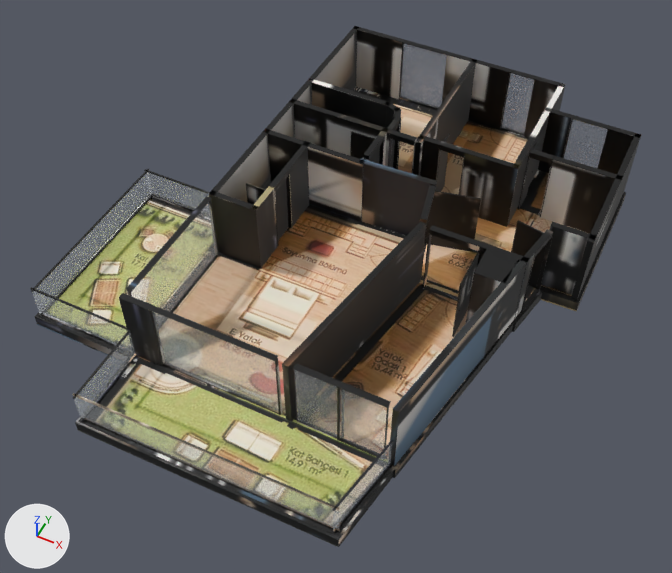
Two versions of the glTF model _bake/glb/ortak-10/model.glb, one commit apart.
Rendered twice from a camera (50 mm lens) standing at (8.09, -16.54, 19.46) and looking at (0.31, -0.99, 0.03). Every picture has the same lights, and +X, +Y and +Z are marked at lower left. The older version comes first. Where no turn or scale is listed for an object, it has been applied to the vertices. Vertices at exactly the same position are counted once.
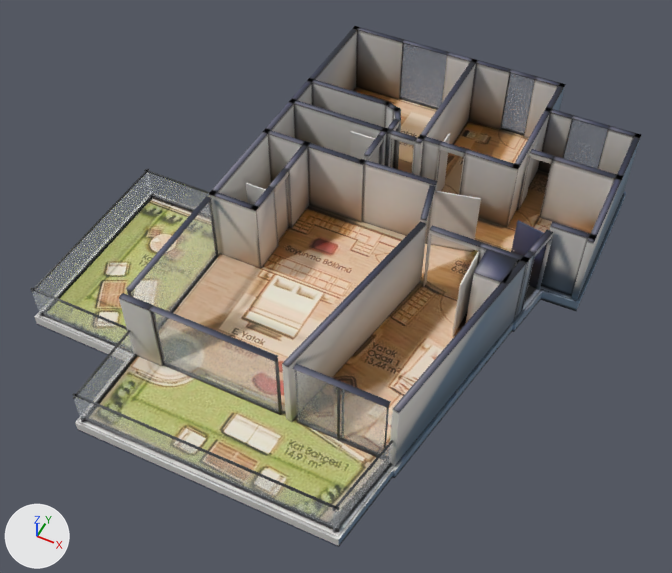
What differs and where, as boxes (x1, y1, x2, y2) in the pictures (672 x 573 px):
```json
{"object": "Mesh_0", "change": "surface changed", "before": [30, 26, 640, 547], "after": [30, 26, 640, 547], "on screen": "lighter"}
{"part": 1, "of": "me_mesh_0", "change": "reshaped", "before": [75, 87, 626, 477], "after": [82, 105, 615, 421]}
{"part": 2, "of": "me_mesh_0", "change": "surface changed", "before": [30, 26, 640, 547], "after": [30, 26, 640, 547]}
```

Scene script edits in JSON lines:
```json
{"block": "mat_baked", "where": "n3 = _N.new('ShaderNodeMapping'); n3.name = 'Mapping'"}
{"op": "set", "path": "n3.inputs[1].default_value", "old": "(0.00119, -14.93, 0.0)", "new": "(0.00117, -14.97, 0.0)", "note": "'Location'"}
{"op": "set", "path": "n3.inputs[3].default_value", "old": "(15.97, 15.93, 1.0)", "new": "(15.91, 15.97, 1.0)", "note": "'Scale'"}
{"block": "me_mesh_0", "where": "# used by ob_mesh_0; location = (-6.56, 7.89, -0.36)"}
{"op": "remove", "block": "me_mesh_0", "code": "me_mesh_0.from_pydata(...)  # 3295 vertices, 6070 faces; spans x 0.0..13.1, y -15.8..0.0, z 0.0..2.6"}
{"op": "add", "block": "me_mesh_0", "code": "me_mesh_0.from_pydata(...)  # 2636 vertices, 4752 faces; spans x 0.0..13.1, y -15.8..0.0, z 0.0..2.6"}
{"block": "me_mesh_0", "change": "me_mesh_0 part 1: 12 vertices moved within x 3.2..13.0, y -13.2..-3.4, z 0.3..0.4; 659 vertices removed from x 3.1..13.1, y -13.5..0.0, z 0.0..0.4"}
{"block": "me_mesh_0", "change": "me_mesh_0 part 2: 2030 kept faces spanning x 0.0..13.1, y -15.8..0.0, z 0.0..2.6 get new texture (UV) coordinates"}
```
